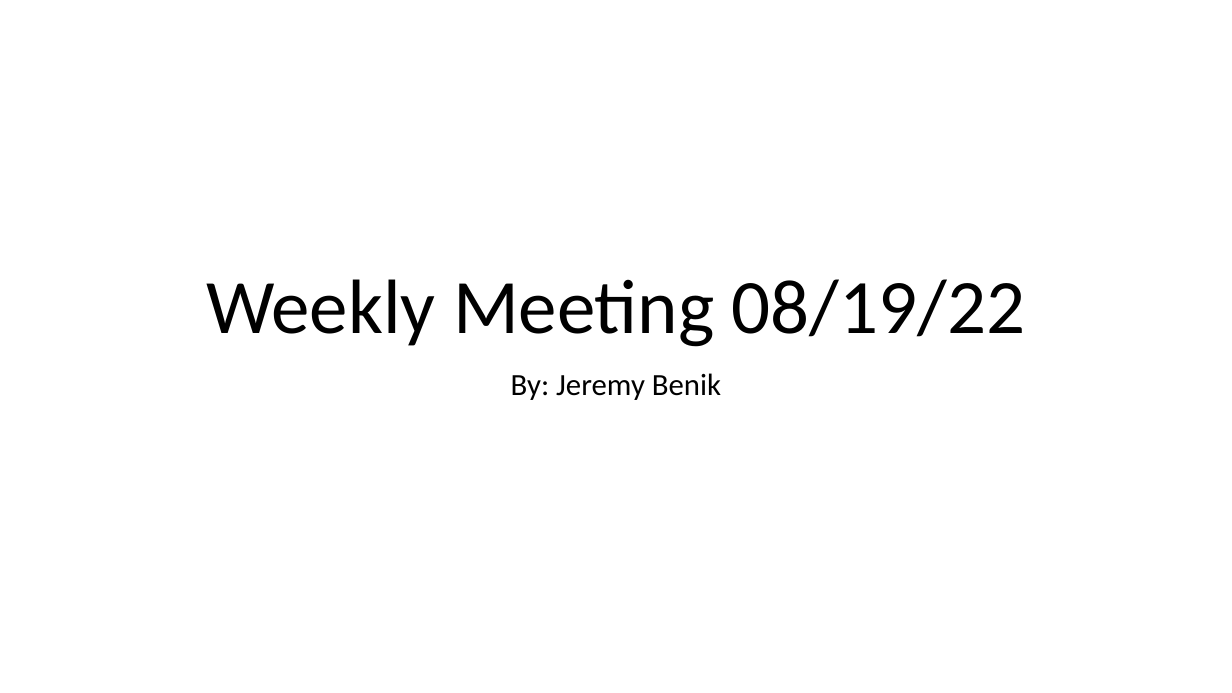
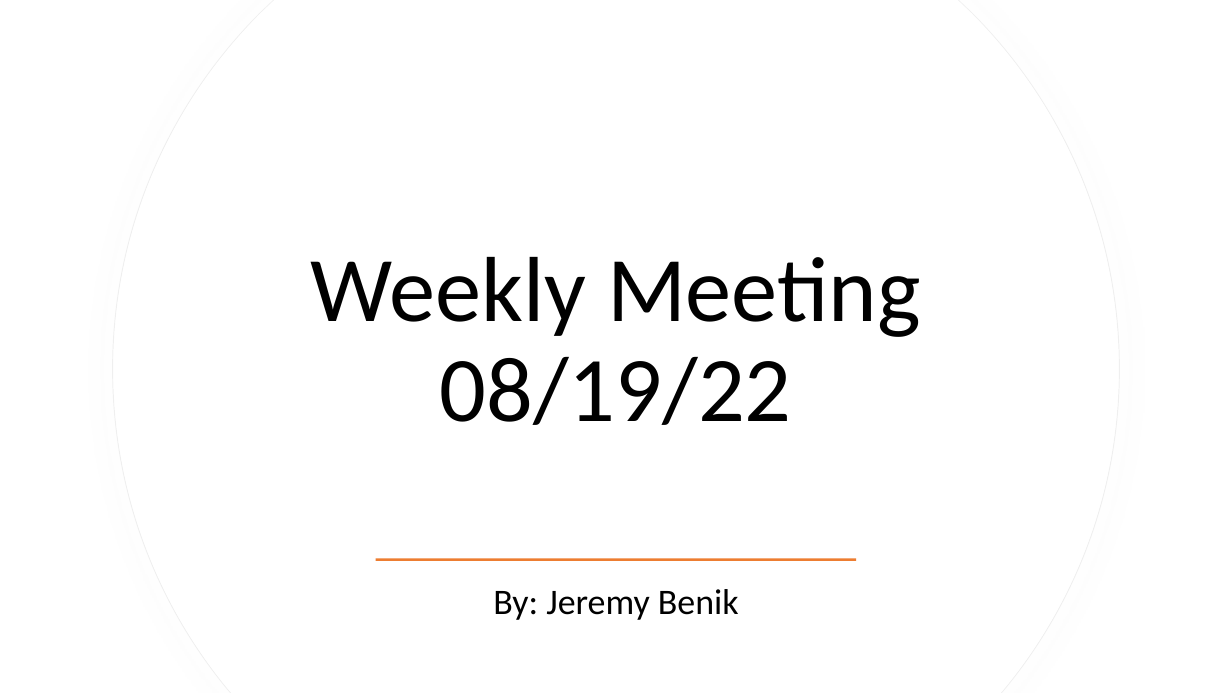
Before and after one commit to Jeremy-Benik/Meeting_Notes, a slide deck: slide 1 of 08192022_Presentation.pptx. Drawn at 1232x693 pixels with LibreOffice and Linux fonts; fonts in the diff are those of the drawing. Boxes give left, top, right and bottom in pixels: in the first picture for what was removed or moved away, otherwise in the second. Text is boxed around its words. In the diff, an @@ line names an element or a change of style, - is before the commit and + after.

```diff
--- a/08192022_Presentation.pptx
+++ b/08192022_Presentation.pptx
@@ freeform shape added at <box>113,0,1120,693</box>, fill #FFFFFF, outline #EFEFEF 0.75 pt @@
@@ freeform shape added at <box>114,0,1119,693</box>, fill #FFFFFF @@
@@ title "Weekly Meeting 08/19/22": place and size @@
-title "Weekly Meeting 08/19/22" at <box>206,279,1025,347</box>
+title "Weekly Meeting 08/19/22" at <box>311,257,921,425</box>
@@ title "Weekly Meeting 08/19/22" at <box>311,257,921,425</box>: size 60 to 72 pt; vertical alignment bottom to middle @@
@@ rectangle added at <box>376,558,857,561</box>, fill #ED7D31 @@
@@ subtitle "By: Jeremy Benik": place and size @@
-subtitle "By: Jeremy Benik" at <box>511,373,721,400</box>
+subtitle "By: Jeremy Benik" at <box>493,589,739,620</box>
@@ subtitle "By: Jeremy Benik" at <box>493,589,739,620</box>: size 24 to 28 pt; vertical alignment top to middle @@
```
Also in this commit, not shown: 2 other slides changed, 2 slides added.
